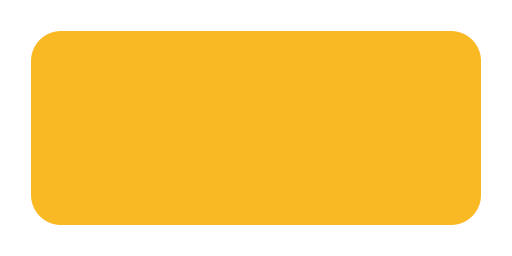
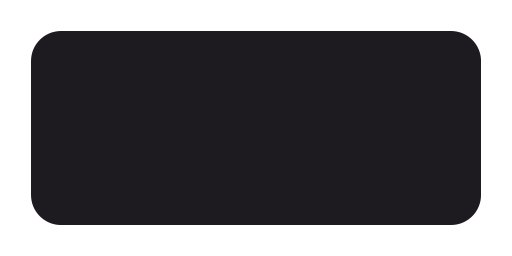
Layered file, before and after one edit (512×256). Changes by layer:
pixels changed over (x1=31, y1=31, x2=481, y2=225) (layer not identified)
